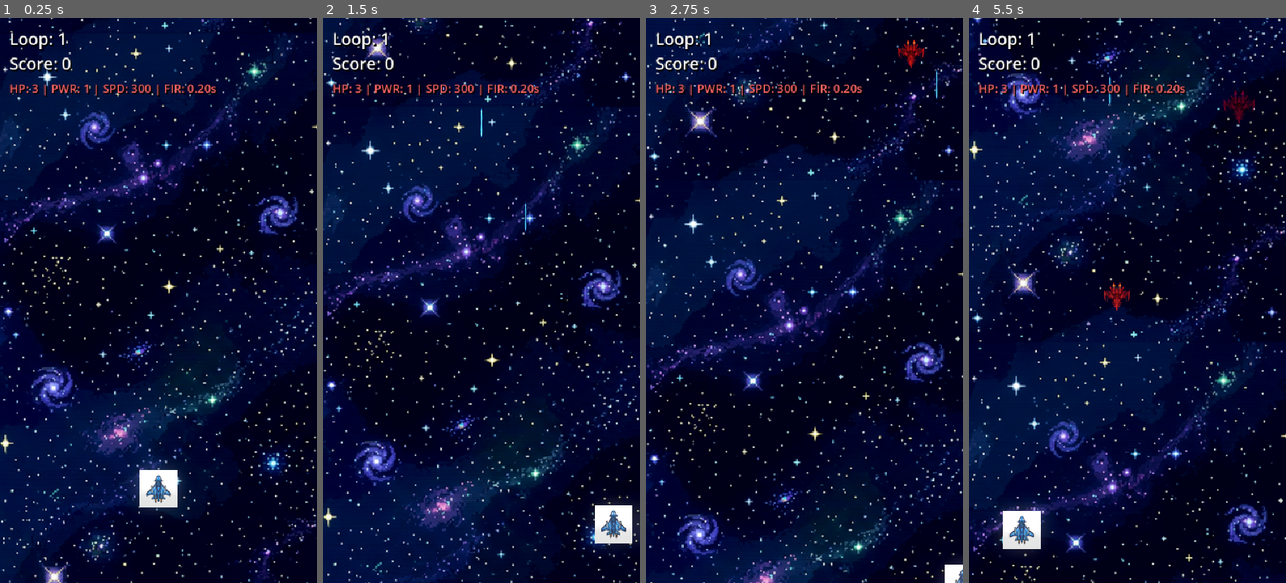
Above: before the commit, frames 1-4 (left to right).
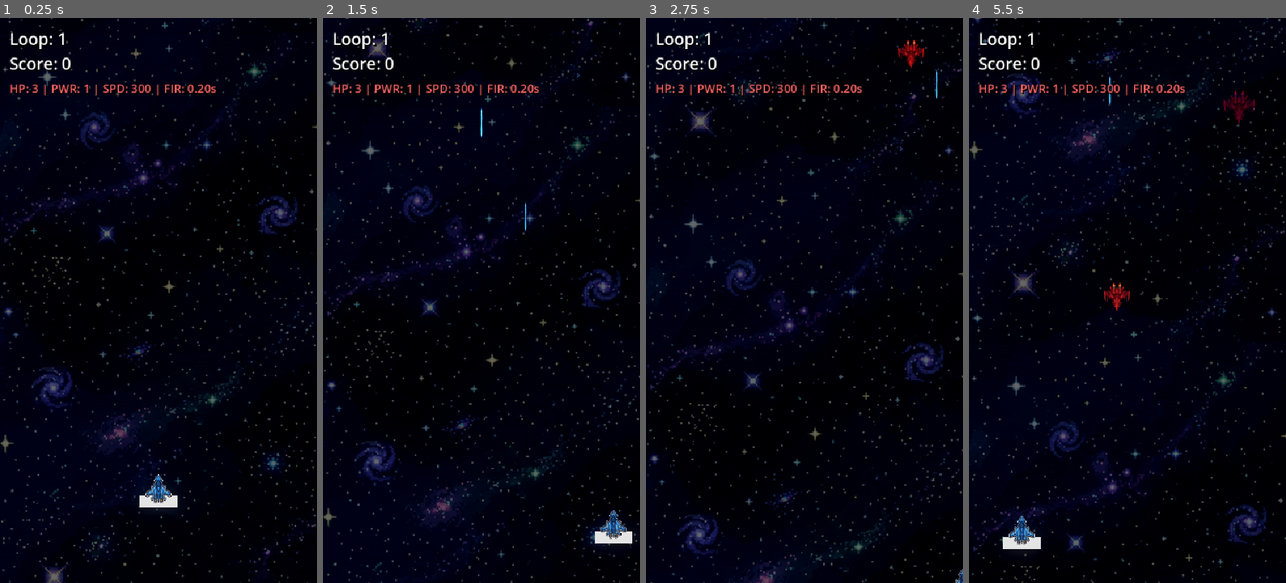
Above: after the commit, the same moments.

Repository: shaumik/prototype_alpha
Game: Godot game, scene res://scenes/Main.tscn
Two runs of this game, one before a commit and one after it. Both use one fixed random seed, a clock stepped at 60 frames per second and the inputs below.
Inputs:
- Up to frame 1 (0.25 s): no input
- Up to frame 2 (1.5 s): tap Enter (ui_accept) at 0.5, 0.77 s; hold Right (ui_right) 0.53-1.28 s; hold Down (ui_down) from 1.28 s (still down)
- Up to frame 3 (2.75 s): tap Enter (ui_accept) at 1.52 s; release Down (ui_down) at 2.03 s; hold Right (ui_right) from 2.03 s (still down)
- Up to frame 4 (5.5 s): release Right (ui_right) at 2.78 s; hold Up (ui_up) 2.78-3.53 s; tap Enter (ui_accept) at 3.02, 3.77, 4.52 s; hold Left (ui_left) 3.53-5.03 s; hold Down (ui_down) from 5.03 s (still down)

The runs differ from the first frame. In frame 1, 69% of the frame differs, in the area x 0-100%, y 0-100%; in frame 2, 71%; in frame 3, 69%; in frame 4, 71%.

Commit message:
Fix bright background and opaque player sprites

Diff:
--- a/scenes/background.tscn
+++ b/scenes/background.tscn
@@ -10,5 +10,6 @@
 motion_mirroring = Vector2(0, 1024)
 
 [node name="Sprite2D" type="Sprite2D" parent="ParallaxLayer"]
+modulate = Color(0.4, 0.4, 0.4, 1)
 texture = ExtResource("2_bg")
 centered = false
Binary file changed: assets/player_base.png
Binary file changed: assets/player_full.png
Binary file changed: assets/player_spread.png
Not shown, added: fix_white_bg.py
